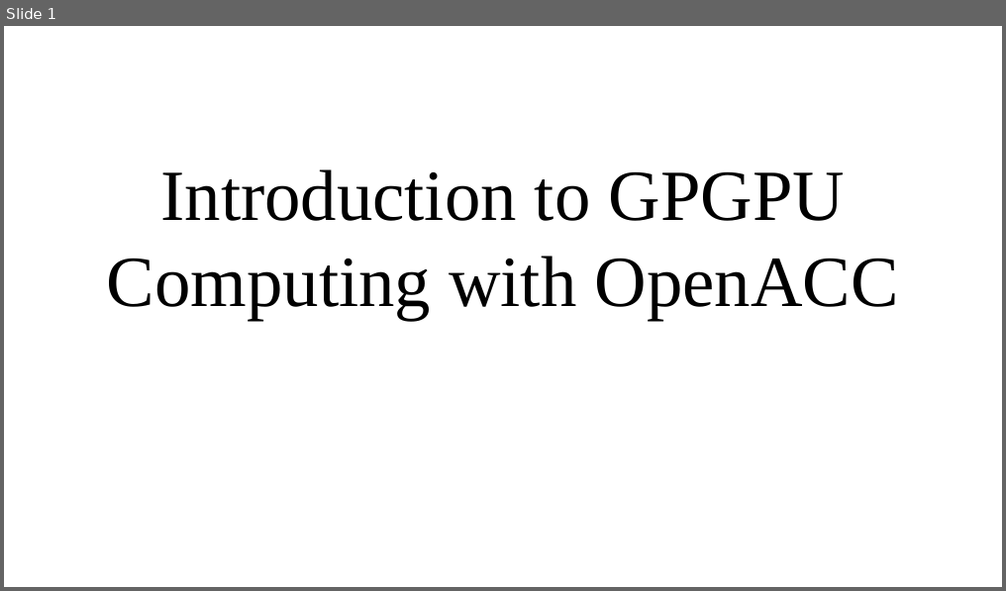
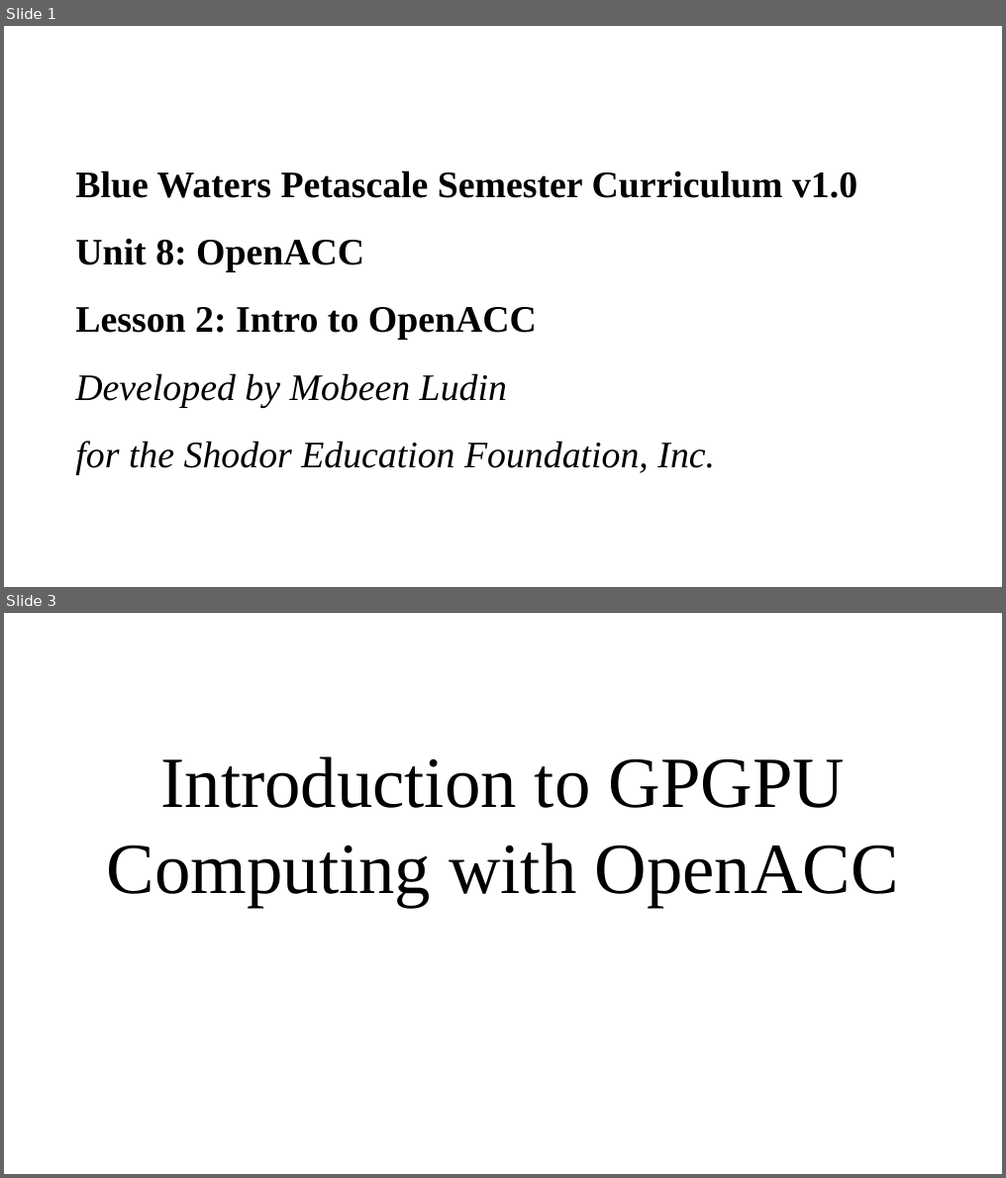
Before and after one commit to shodor-education/petascale-semester-curriculum, a slide deck: units/8/lessons/2/resources/petascale-lesson-8.2-slides.pptx. Shown one above the other, each under a label of ours: slide 1 before the commit, slides 1 and 3 after it; the slides between them are not shown. The pictures are 1006x591 and 1006x1178 pixels, drawn with LibreOffice and Linux fonts; fonts in the diff are those of the drawing. Boxes give left, top, right and bottom in pixels: in the first picture for what was removed or moved away, otherwise in the second. Text is boxed around its words. In the diff, an @@ line names an element or a change of style, - is before the commit and + after.

```diff
--- a/units/8/lessons/2/resources/petascale-lesson-8.2-slides.pptx
+++ b/units/8/lessons/2/resources/petascale-lesson-8.2-slides.pptx
@@ slide 1 added at [4, 26, 1002, 587], background #FFFFFF @@
@@ title added at [75, 171, 857, 474], 27 pt, text #000000, bold @@
+Blue Waters Petascale Semester Curriculum v1.0
+Unit 8: OpenACC
+Lesson 2: Intro to OpenACC
+Developed by Mobeen Ludin
+for the Shodor Education Foundation, Inc.
@@ what was slide 1 is now slide 3 @@
```
Also in this commit, not shown: 1 other slide added, 47 other files.
